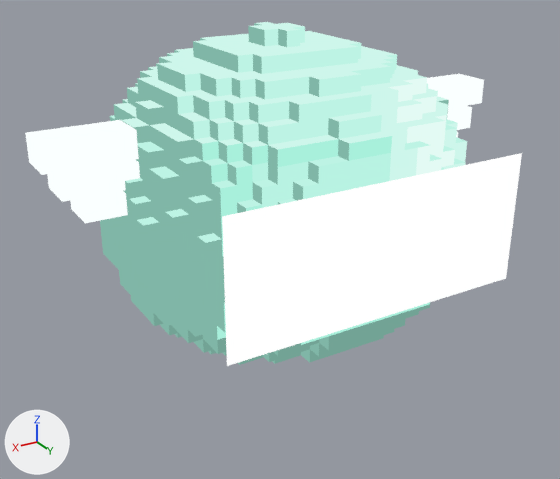
What one commit did to the glTF model assets/models/creatures/slime_anemo/slime_anemo.glb.
Camera for both pictures: a camera (50 mm lens) standing at (1.338, 2.209, 1.353) and looking at (0.048, 0.059, 0.278). Every picture has the same lights, and +X, +Y and +Z are marked at lower left. The older version comes first. Where no turn or scale is listed for an object, it has been applied to the vertices. Vertices at exactly the same position are counted once.

Before the edit, the objects in view are built like this:
```python
me_slime_anemo_accessories = bpy.data.meshes.new('slime_anemo_accessories')
me_slime_anemo_accessories.from_pydata(...)  # a box spanning x -0.84..-0.55, y -0.06..0.08, z 0.16..0.25; a box spanning x -0.79..-0.55, y -0.06..0.08, z 0.07..0.15; a box spanning x -0.73..-0.55, y -0.06..0.08, z -0.01..0.06; a box spanning x 0.55..0.84, y -0.06..0.08, z 0.16..0.25; a box spanning x 0.55..0.79, y -0.06..0.08, z 0.07..0.15; a box spanning x 0.55..0.73, y -0.06..0.08, z -0.01..0.06
me_slime_anemo_accessories.materials.append(mat_elementwhite)
me_slime_anemo_body = bpy.data.meshes.new('slime_anemo_body')
me_slime_anemo_body.from_pydata(...)  # 2434 vertices, 4864 faces; spans x -0.601..0.601, y -0.571..0.571, z -0.499..0.499
# faces by material slot: [734, 232, 1558, 1008, 562, 730, 40]
me_slime_anemo_body.materials.append(mat_shell)
me_slime_anemo_body.materials.append(mat_shellcenter)
me_slime_anemo_body.materials.append(mat_shellouter)
me_slime_anemo_body.materials.append(mat_shellbottom)
me_slime_anemo_body.materials.append(mat_shelltop)
me_slime_anemo_body.materials.append(mat_shelllight)
me_slime_anemo_body.materials.append(mat_shellbright)
me_slime_anemo_face = bpy.data.meshes.new('slime_anemo_face')
me_slime_anemo_face.from_pydata(...)  # 4 vertices, 2 faces; spans x -0.529..0.529, y 0.579, z -0.299..0.14
me_slime_anemo_face.materials.append(mat_slimeface)
ob_elementdetails = bpy.data.objects.new('ElementDetails', me_slime_anemo_accessories)
ob_elementdetails.location = (0.0, 0.0, 0.499)
ob_face = bpy.data.objects.new('Face', me_slime_anemo_face)
ob_face.location = (0.0, 0.0, 0.499)
ob_shell = bpy.data.objects.new('Shell', me_slime_anemo_body)
ob_shell.location = (0.0, 0.0, 0.499)
```
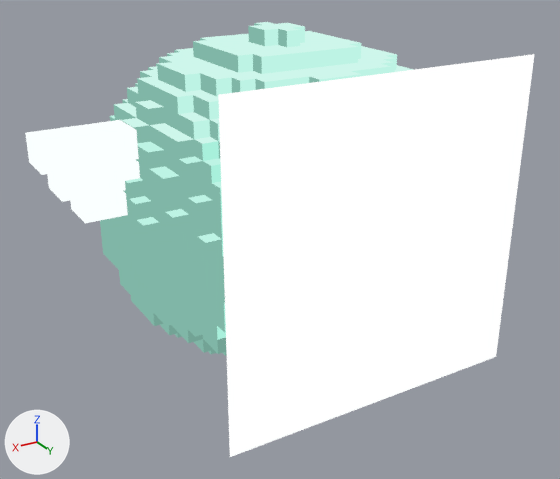
Changed parts and their boxes [x1, y1, x2, y2] in the pictures (560 x 479 px):
'Face', reshaped (89% taller): before [222, 153, 522, 366]; after [218, 54, 535, 457]

Diff of the bpy script that builds the scene:
```diff
--- a/assets/models/creatures/slime_anemo/slime_anemo.glb.py
+++ b/assets/models/creatures/slime_anemo/slime_anemo.glb.py
@@ me_slime_anemo_face @@
 # used by ob_face; location = (0.0, 0.0, 0.499)
-me_slime_anemo_face.from_pydata(...)  # 4 vertices, 2 faces; spans x -0.529..0.529, y 0.579, z -0.299..0.14
-me_slime_anemo_face.vertices[0].co = (0.529, 0.579, -0.299)  # pixel (226, 366)
-me_slime_anemo_face.vertices[1].co = (-0.529, 0.579, -0.299)  # pixel (506, 278)
-me_slime_anemo_face.vertices[2].co = (-0.529, 0.579, 0.14)  # pixel (522, 152)
-me_slime_anemo_face.vertices[3].co = (0.529, 0.579, 0.14)  # pixel (222, 216)
+me_slime_anemo_face.from_pydata(...)  # 4 vertices, 2 faces; spans x -0.529..0.529, y 0.579, z -0.607..0.447
+# me_slime_anemo_face part 1
+me_slime_anemo_face.vertices[0].co = (0.529, 0.579, -0.607)  # pixel (229, 457)
+me_slime_anemo_face.vertices[1].co = (-0.529, 0.579, -0.607)  # pixel (496, 356)
+me_slime_anemo_face.vertices[2].co = (-0.529, 0.579, 0.447)  # pixel (534, 54)
+me_slime_anemo_face.vertices[3].co = (0.529, 0.579, 0.447)  # pixel (218, 94)
 me_slime_anemo_face.materials.append(mat_slimeface)
```
